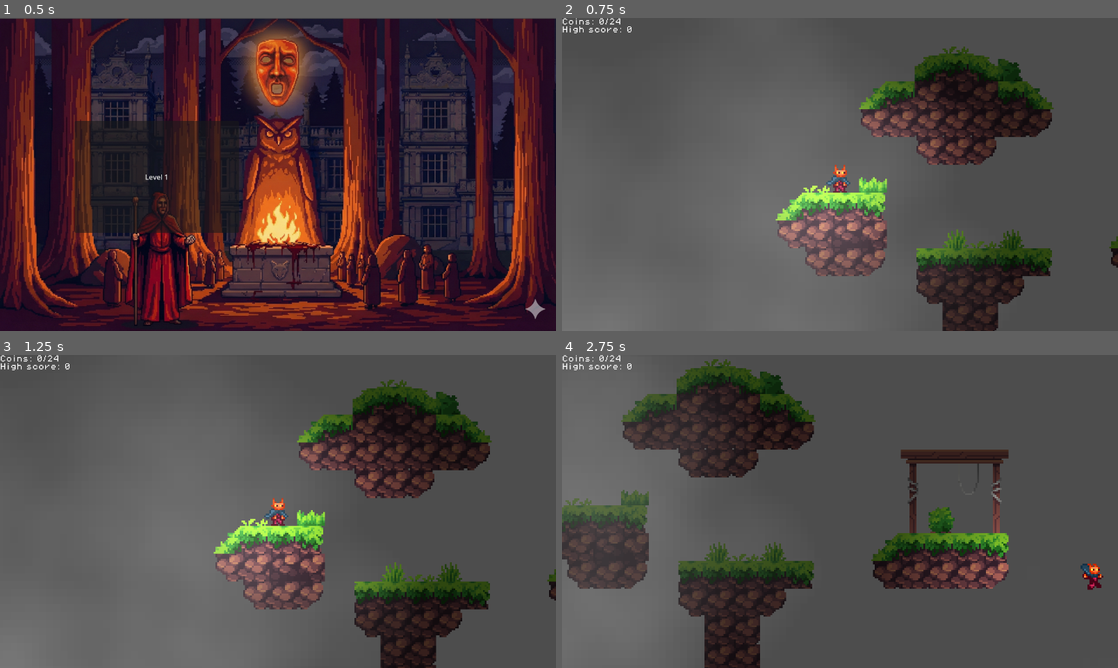
Above: before the commit, frames 1-4 (two rows, left to right).
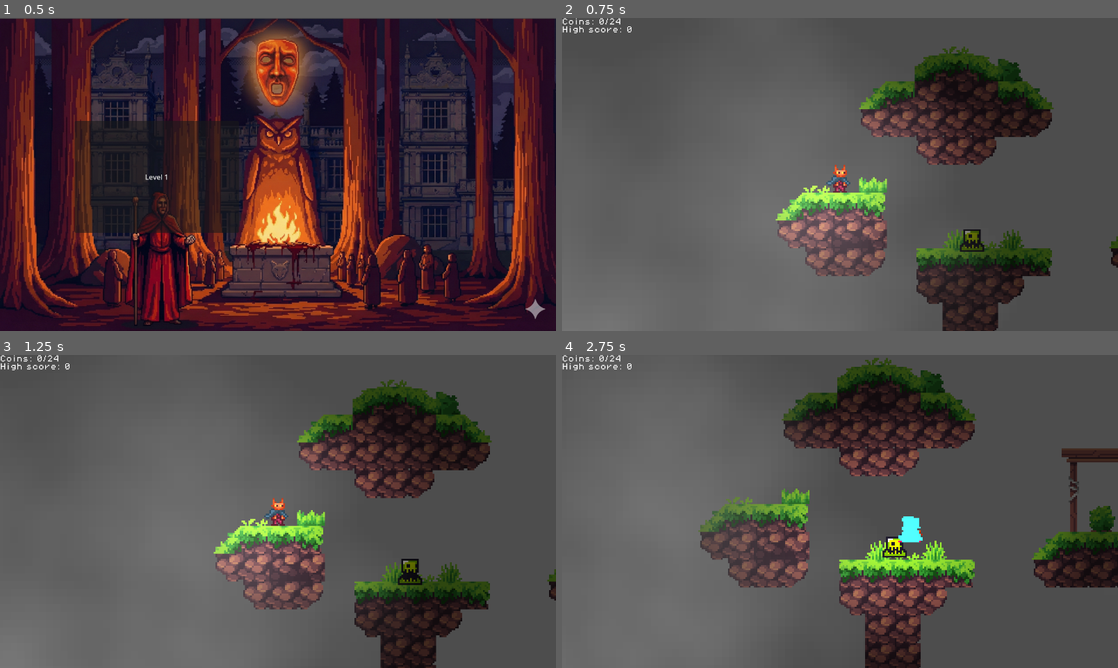
Above: after the commit, the same moments.

Repository: Onsgi/game-jam-2026
Game: Godot game, scene res://scenes/main.tscn
Same seed, same stepped clock (60 frames per second), same inputs: the game is played once before the commit and once after it.
Inputs:
- Up to frame 1 (0.5 s): no input
- Up to frame 2 (0.75 s): click "Level 1" at 0.5 s
- Up to frame 3 (1.25 s): no input
- Up to frame 4 (2.75 s): hold D (move_right) from 1.28 s (still down); tap Z (dash) at 1.35, 2.3 s; tap Space (jump) at 1.52, 1.55, 1.82, 2.1, 2.27, 2.57 s

Frame 1 is identical in both runs. In frame 2, 0.2% of the frame differs, in the area x 71-76%, y 67-75%; in frame 3, 0.3%; in frame 4, 41%, in the area x 0-100%, y 0-100%.

Commit message:
Update asset import metadata
Refresh .import metadata for many assets after asset path changes (notably capitalization of 'Assets'), updating source_file entries and generated import dest file hashes/paths. A large number of texture and audio import files were updated; scenes and a slime script were touched as part of the reimport. These are metadata/regeneration changes only — no functional game logic changes intended.

Diff:
--- a/main.tres
+++ b/main.tres
@@ -1,10 +1,10 @@
 [gd_resource type="TileSet" load_steps=11 format=3 uid="uid://c7qgwmt386soi"]
 
-[ext_resource type="Texture2D" uid="uid://dvj7rvpm6ltuo" path="res://assets/brackeys/brackeys_platformer_assets/sprites/world_tileset.png" id="1_5i7ek"]
-[ext_resource type="Texture2D" uid="uid://dpmdquh7vve1a" path="res://assets/caves/props2.png" id="3_tcxlh"]
-[ext_resource type="Texture2D" uid="uid://dhxm3h6ut5fl4" path="res://assets/Tiles/Assets/Assets.png" id="7_qhcnt"]
-[ext_resource type="Texture2D" uid="uid://bn4pyvrapx1cl" path="res://assets/caves/background4a.png" id="8_csr5i"]
-[ext_resource type="Texture2D" uid="uid://0j5gfciw2i8q" path="res://assets/caves/background2.png" id="9_80nxt"]
+[ext_resource type="Texture2D" uid="uid://dvj7rvpm6ltuo" path="res://Assets/brackeys/brackeys_platformer_assets/sprites/world_tileset.png" id="1_5i7ek"]
+[ext_resource type="Texture2D" uid="uid://dpmdquh7vve1a" path="res://Assets/caves/props2.png" id="3_tcxlh"]
+[ext_resource type="Texture2D" uid="uid://dhxm3h6ut5fl4" path="res://Assets/Tiles/Assets/Assets.png" id="7_qhcnt"]
+[ext_resource type="Texture2D" uid="uid://bn4pyvrapx1cl" path="res://Assets/caves/background4a.png" id="8_csr5i"]
+[ext_resource type="Texture2D" uid="uid://0j5gfciw2i8q" path="res://Assets/caves/background2.png" id="9_80nxt"]
 
 [sub_resource type="TileSetAtlasSource" id="TileSetAtlasSource_jbj1t"]
 texture = ExtResource("1_5i7ek")
--- a/scenes/Level1.tscn
+++ b/scenes/Level1.tscn
@@ -6,6 +6,7 @@
 [ext_resource type="PackedScene" uid="uid://bqrh5u2recb8r" path="res://scenes/ui.tscn" id="4_n34uq"]
 [ext_resource type="Script" uid="uid://cg40brlg5c61i" path="res://scripts/ui.gd" id="5_kbo48"]
 [ext_resource type="Shader" uid="uid://c2lx1jadtxqsm" path="res://shaders/main.gdshader" id="6_4dyl1"]
+[ext_resource type="PackedScene" uid="uid://buwqvgpn5goji" path="res://scenes/green_slime.tscn" id="7_svatc"]
 
 [sub_resource type="FastNoiseLite" id="FastNoiseLite_muem4"]
 frequency = 0.0075
@@ -65,3 +66,6 @@
 [node name="labels" type="Node" parent="."]
 
 [node name="torches" type="Node" parent="."]
+
+[node name="GreenSlime" parent="." instance=ExtResource("7_svatc")]
+position = Vector2(91, 71)
--- a/scenes/main.tscn
+++ b/scenes/main.tscn
@@ -2,7 +2,7 @@
 
 [ext_resource type="Script" uid="uid://baayf0p2fww3u" path="res://scripts/control.gd" id="1_o6xl0"]
 [ext_resource type="Script" uid="uid://bfea1tn5gv84r" path="res://scripts/playbutton.gd" id="2_0wfyh"]
-[ext_resource type="Texture2D" uid="uid://csf5qh54jkdqw" path="res://assets/mainmenu.png" id="3_sugp2"]
+[ext_resource type="Texture2D" uid="uid://csf5qh54jkdqw" path="res://Assets/mainmenu.png" id="3_sugp2"]
 
 [node name="Main" type="Node2D"]
 
--- a/scenes/music_area.tscn
+++ b/scenes/music_area.tscn
@@ -1,7 +1,7 @@
 [gd_scene load_steps=4 format=3 uid="uid://djyl2unioiar"]
 
 [ext_resource type="Script" uid="uid://bsor1uwerjreh" path="res://scripts/music_area.gd" id="1_i1wpf"]
-[ext_resource type="AudioStream" uid="uid://cmwpmpi3j56p" path="res://assets/BoxCat Games - Assignment.mp3" id="2_f757v"]
+[ext_resource type="AudioStream" uid="uid://cmwpmpi3j56p" path="res://Assets/BoxCat Games - Assignment.mp3" id="2_f757v"]
 
 [sub_resource type="RectangleShape2D" id="RectangleShape2D_jbj1t"]
 size = Vector2(20, 268)
--- a/scenes/player.tscn
+++ b/scenes/player.tscn
@@ -1,10 +1,10 @@
 [gd_scene load_steps=100 format=3 uid="uid://bt5ggbfrc51g0"]
 
-[ext_resource type="Texture2D" uid="uid://vs0vq4t1gyf7" path="res://assets/Free 16x16 platformer asset pack/character/sprite_hero.png" id="1_3vyb7"]
-[ext_resource type="Texture2D" uid="uid://drsfw244jm8n4" path="res://assets/Free 16x16 platformer asset pack/character/sprite_dash.png" id="1_g2els"]
-[ext_resource type="AudioStream" uid="uid://0s0yr5kf25k7" path="res://assets/woosh-230554.mp3" id="3_qhqgy"]
-[ext_resource type="AudioStream" uid="uid://b53t1eqhmfkk0" path="res://assets/brackeys/brackeys_platformer_assets/sounds/jump.wav" id="4_dqkch"]
-[ext_resource type="AudioStream" uid="uid://n4f0tlmxn6ur" path="res://assets/male-death-sound-128357.mp3" id="5_qlg0r"]
+[ext_resource type="Texture2D" uid="uid://vs0vq4t1gyf7" path="res://Assets/Free 16x16 platformer asset pack/character/sprite_hero.png" id="1_3vyb7"]
+[ext_resource type="Texture2D" uid="uid://drsfw244jm8n4" path="res://Assets/Free 16x16 platformer asset pack/character/sprite_dash.png" id="1_g2els"]
+[ext_resource type="AudioStream" uid="uid://0s0yr5kf25k7" path="res://Assets/woosh-230554.mp3" id="3_qhqgy"]
+[ext_resource type="AudioStream" uid="uid://b53t1eqhmfkk0" path="res://Assets/brackeys/brackeys_platformer_assets/sounds/jump.wav" id="4_dqkch"]
+[ext_resource type="AudioStream" uid="uid://n4f0tlmxn6ur" path="res://Assets/male-death-sound-128357.mp3" id="5_qlg0r"]
 
 [sub_resource type="AtlasTexture" id="AtlasTexture_gl8cc"]
 atlas = ExtResource("1_g2els")
--- a/scripts/green_slime.gd
+++ b/scripts/green_slime.gd
@@ -20,7 +20,6 @@
 	original_position = position
 # Called every frame. 'delta' is the elapsed time since the previous frame.
 func _physics_process(delta: float) -> void:
-
 	if is_dead:
 		if not $AnimatedSprite2D.is_playing():
 			if $AnimatedSprite2D.animation_finished and $AnimatedSprite2D.animation == "death":
@@ -52,15 +51,16 @@
 
 
 func _on_body_entered(body: Node2D) -> void:
-	if body.get_death():
-		return
-	var player = get_node("/root/Main/Player")
-	if player.get_is_dashing():
-		is_dead = true
-	else:
-		player.set_death()
-		Engine.time_scale = 0.5
-		timer.start()
+	if body is Player:
+		if body.get_death():
+			return
+
+		if body.get_is_dashing():
+			is_dead = true
+		else:
+			body.set_death()
+			Engine.time_scale = 0.5
+			timer.start()
 
 
 func _on_timer_timeout() -> void:
Not shown, changed: assets/075681_electric-shock-33018.mp3.import
Not shown, changed: assets/BoxCat Games - Assignment.mp3.import
Not shown, changed: assets/BoxCat Games - Battle (Special).mp3.import
Not shown, changed: assets/BoxCat Games - CPU Talk.mp3.import
Not shown, changed: assets/Free 16x16 platformer asset pack/character/sprite_dash.png.import
Not shown, changed: assets/Free 16x16 platformer asset pack/character/sprite_hero.png.import
Not shown, changed: assets/Free 16x16 platformer asset pack/character/sprite_key.png.import
Not shown, changed: assets/Free 16x16 platformer asset pack/character/sprite_poison.png.import
Not shown, changed: assets/Free 16x16 platformer asset pack/character/sprite_rebirth.png.import
Not shown, changed: assets/Free 16x16 platformer asset pack/cover.png.import
Not shown, changed: assets/Free 16x16 platformer asset pack/sprites/sprite-teleporter2.png.import
Not shown, changed: assets/Free 16x16 platformer asset pack/sprites/sprite_blackcircle.png.import
(and 237 more such lines)
